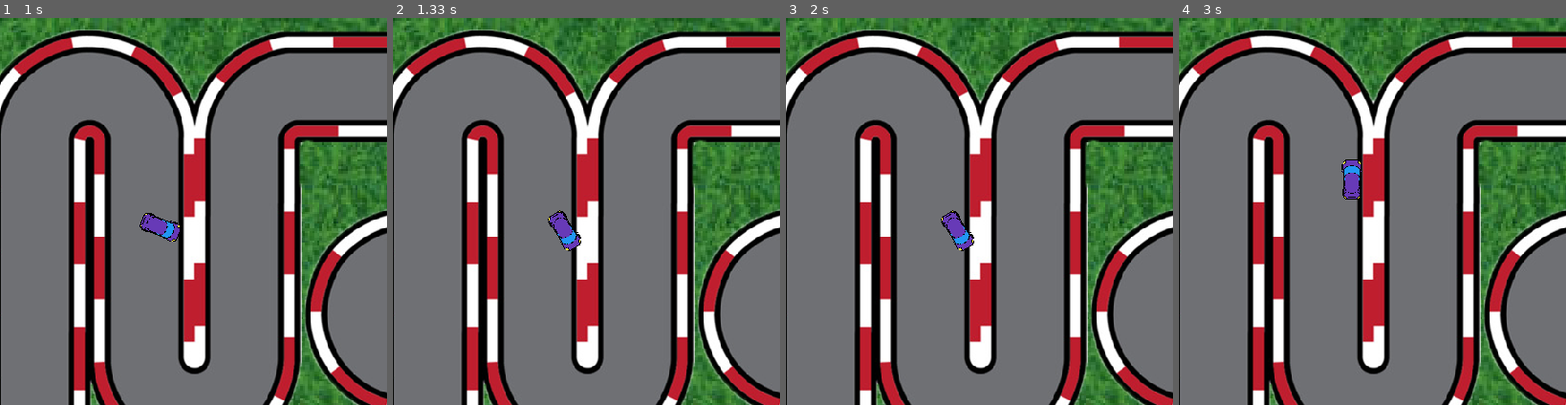
Above: before the commit, frames 1-4 (left to right).
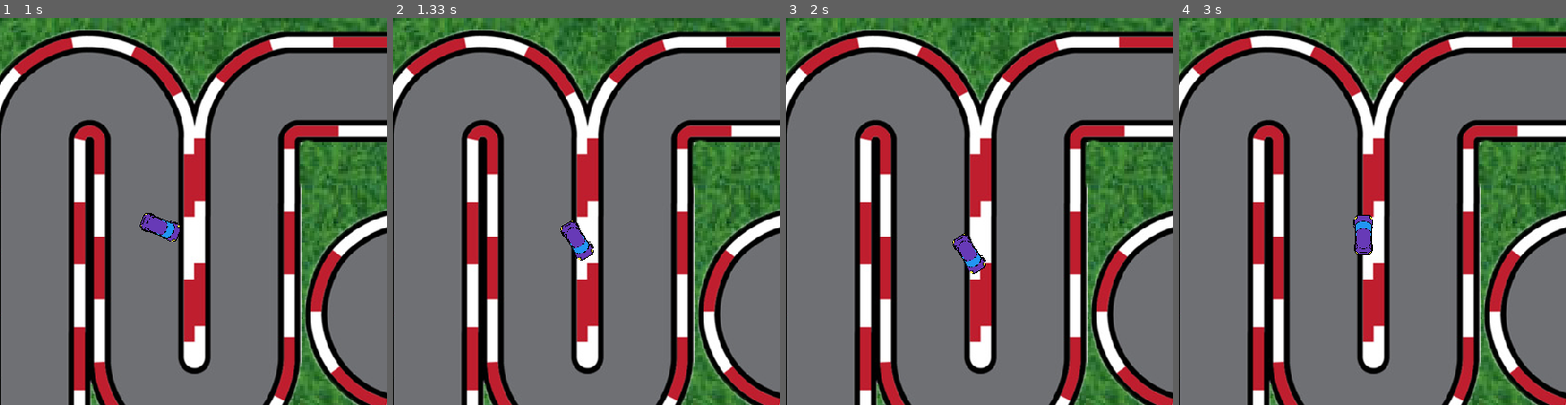
Above: after the commit, the same moments.

Repository: lhaykus/Pygame-Racing-Car-Game
Game: pygame game, started from main.py
The game is run twice, just before and just after one commit, with the same random seed, the same clock (stepped at 60 frames per second) and the same inputs.
Inputs:
- Up to frame 1 (1 s): hold D 0.33-0.8 s; hold W from 0.83 s (still down)
- Up to frame 2 (1.33 s): release W at 1.13 s; hold D from 1.17 s (still down)
- Up to frame 3 (2 s): release D at 1.63 s; hold A from 1.67 s (still down)
- Up to frame 4 (3 s): release A at 2.2 s; hold A 2.23-2.63 s; hold W from 2.67 s (still down)
The pictures show only the part of the screen within x 3-53%, y 1-51%; the shares and areas given below are measured in that part.

Frame 1 is identical in both runs. In frame 2, 0.6% of the frame differs, in the area x 40-52%, y 49-63%; in frame 3, 0.7%; in frame 4, 0.9%, in the area x 41-51%, y 36-62%.

Commit message:
got car to reduce speed when buttoin is released

Diff:
--- a/main.py
+++ b/main.py
@@ -70,9 +70,10 @@
         #if max_vel is already met then move car forward
         self.vel = min(self.vel + self.acceleration, self.max_vel)
         self.move()
+
     #function to move car
     def move(self):
-        #using radians to calculate angles (360 = 2pi, 180 = pi)
+        # using radians to calculate angles (360 = 2pi, 180 = pi)
         radians = math.radians(self.angle)
         vertical = math.cos(radians) * self.vel
         horizontal = math.sin(radians) * self.vel
@@ -80,7 +81,12 @@
         self.y -= vertical
         self.x -= horizontal
 
-
+    #method to reduce speed when not pressing key
+    def reduce_speed(self):
+        # when speed decreases, velocity is reduced by half of the acceleration and car moves
+        # stop at 0 so car isnt moving backwards
+        self.vel = max(self.vel - self.acceleration/2, 0)
+        self.move()
 
 #Creating new class for PlayerCar, refering and using code from AbstractCar, setting player image
 class PlayerCar(AbstractCar):
@@ -133,6 +139,7 @@
 
     #ROTATE the car while pressing keys
     keys = pygame.key.get_pressed()
+    moved = False
         #if moving car left (pressing A key)
         # using WASD to move car
         # K_SPACE, K-SHIFT = move with space or shift key
@@ -143,7 +150,9 @@
             player_car.rotate(right=True)
         #w key increase speed and moves car forward
     if keys[pygame.K_w]:
+            moved = True
             player_car.move_forward()
-
-
+    # when not pressing on gas (w key) the speed is reduced
+    if not moved:
+        player_car.reduce_speed()
 pygame.quit()
